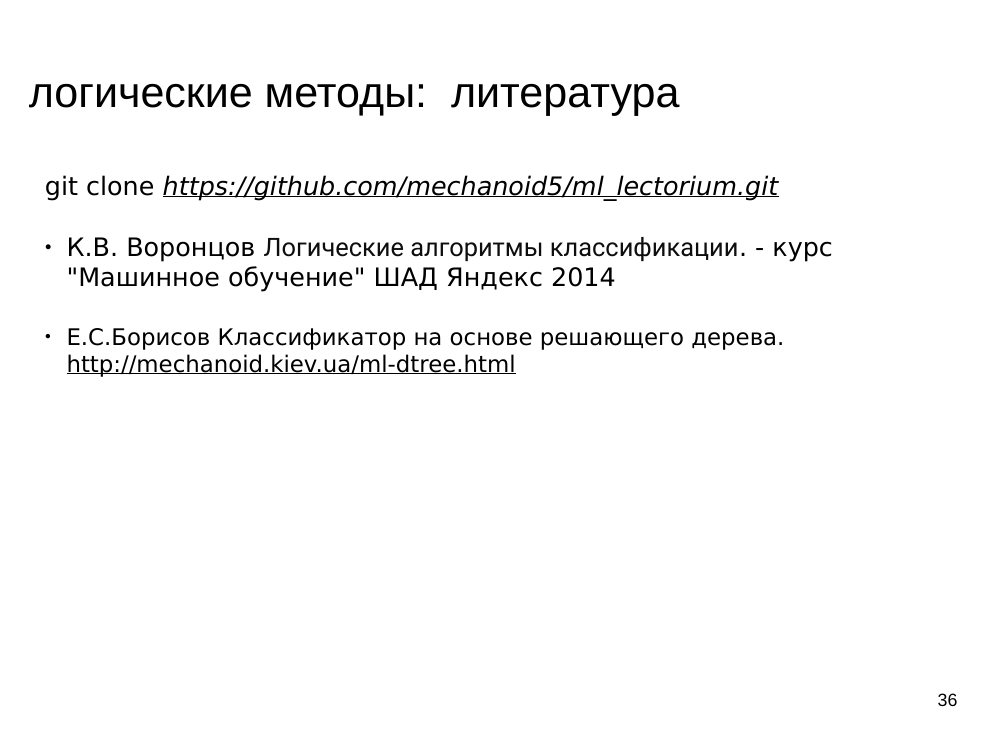
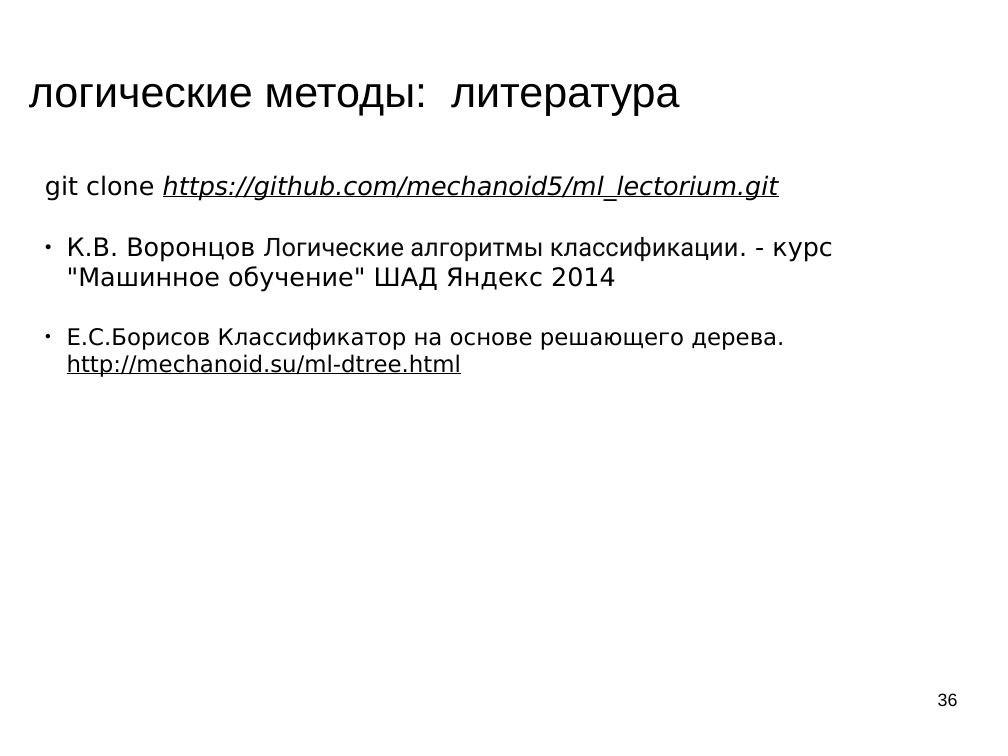
Before and after one commit to mechanoid5/ml_lectorium_legacy, a slide deck: slide 36 of 08-logical.odp. Drawn at 1008x756 pixels with LibreOffice and Linux fonts; fonts in the diff are those of the drawing; background and template pictures are left out. Boxes give left, top, right and bottom in pixels: in the first picture for what was removed or moved away, otherwise in the second. Text is boxed around its words. In the diff, an @@ line names an element or a change of style, - is before the commit and + after.

```diff
--- a/08-logical.odp
+++ b/08-logical.odp
@@ text at bbox=[67, 328, 784, 377]: text changed @@
-● Е.С.Борисов Классификатор на основе решающего дерева. http://mechanoid.kiev.ua/ml-dtree.html
+● Е.С.Борисов Классификатор на основе решающего дерева. http://mechanoid.su/ml-dtree.html
```
Also in this commit, not shown: 14 other files.
